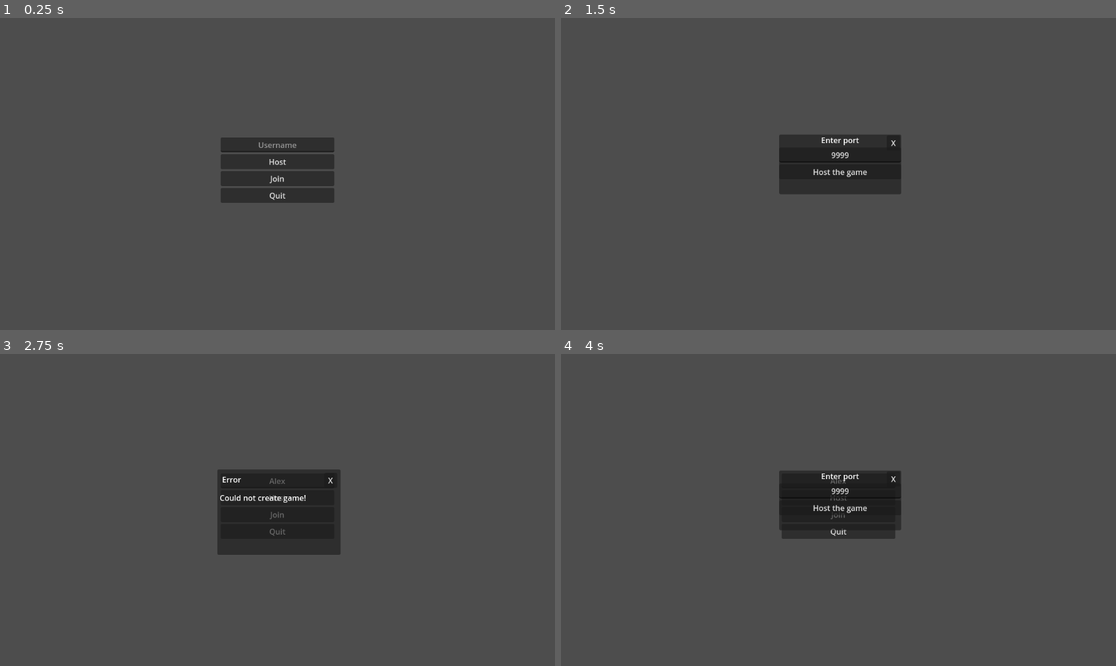
Above: before the commit, frames 1-4 (two rows, left to right).
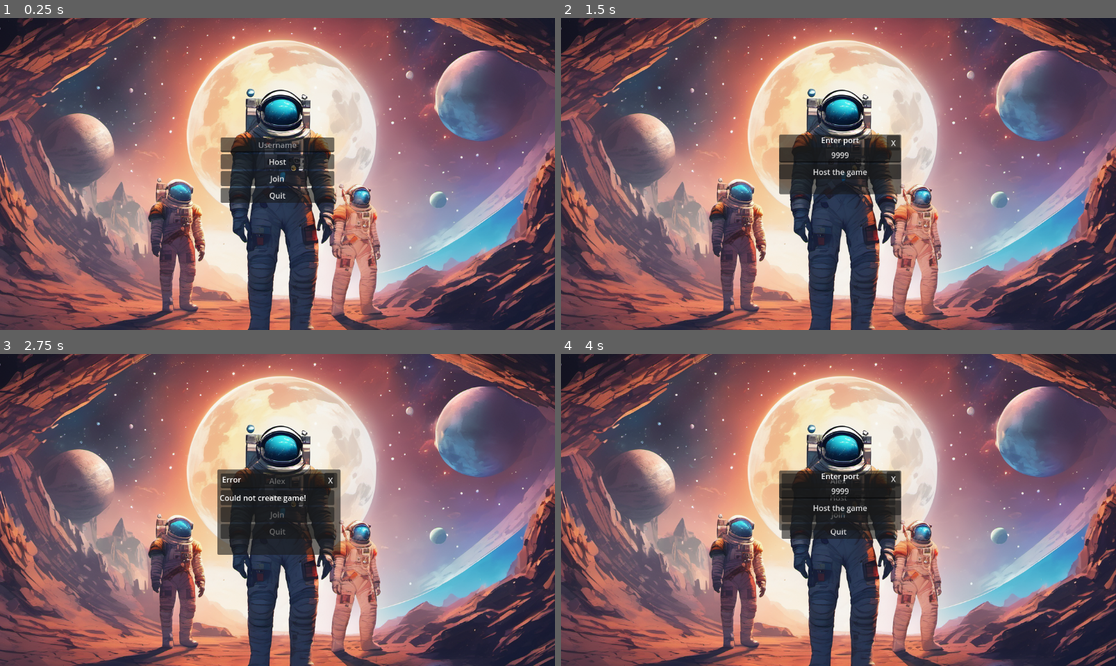
Above: after the commit, the same moments.

Repository: Simon-Bruno/SpaceRace
Game: Godot game, scene res://scenes/menu.tscn
The game is run twice, just before and just after one commit, with the same random seed, the same clock (stepped at 60 frames per second) and the same inputs.
Inputs (mouse positions are in pixels of both pictures, inside the frame that each line leads up to):
- Up to frame 1 (0.25 s): no input
- Up to frame 2 (1.5 s): click (838, 145) at 0.52 s; type "Alex" at 0.6 s; click "Host" at 1.25 s
- Up to frame 3 (2.75 s): click "Host the game" at 2 s
- Up to frame 4 (4 s): click "Join" at 2.75 s; click "X" at 3.5 s

The runs differ from the first frame. In frame 1, 84% of the frame differs, in the area x 0-100%, y 0-100%; in frame 2, 84%; in frame 3, 82%; in frame 4, 83%.

Commit message:
Added background and quit button functionality

Diff:
--- a/scenes/menu.gd
+++ b/scenes/menu.gd
@@ -29,11 +29,12 @@
 		set_notification_and_show("You need to fill in a port!", $Host)
 		return
 
+	$Host.visible = false
+	$Holder.visible = true
+
 	if !Network._on_host_pressed(port):
 		set_notification_and_show("Could not create game!", $Host)
 
-	$Host.visible = false
-	$Holder.visible = true
 	print("Hosting game")
 
 func _on_join_pressed():
@@ -63,11 +64,11 @@
 		set_notification_and_show("You need to fill in a port!",$Join)
 		return
 
+	$Join.visible = false
+	$Holder.visible = true
+
 	if !Network._on_join_pressed(ip, port):
 		set_notification_and_show("Could not join game", $Join)
-
-	$Join.visible = false
-	$Holder.visible = true
 
 var last_parent
 func set_notification_and_show(text, parent):
@@ -87,3 +88,6 @@
 func _on_close_join_button_pressed():
 	$Join.visible = false
 	$Holder.visible = true
+
+func _on_quit_button_pressed():
+	get_tree().quit()
--- a/scenes/menu.tscn
+++ b/scenes/menu.tscn
@@ -1,6 +1,7 @@
-[gd_scene load_steps=2 format=3 uid="uid://1kabkw5fs4e8"]
+[gd_scene load_steps=3 format=3 uid="uid://1kabkw5fs4e8"]
 
 [ext_resource type="Script" path="res://scenes/menu.gd" id="1_5vnje"]
+[ext_resource type="Texture2D" uid="uid://b4ri1dxek61pi" path="res://assets/menu/backgroundimage.png" id="2_d0ooh"]
 
 [node name="Menu" type="Control"]
 layout_mode = 3
@@ -12,9 +13,13 @@
 script = ExtResource("1_5vnje")
 
 [node name="TextureRect" type="TextureRect" parent="."]
-layout_mode = 0
-offset_right = 40.0
-offset_bottom = 40.0
+layout_mode = 1
+anchors_preset = 15
+anchor_right = 1.0
+anchor_bottom = 1.0
+grow_horizontal = 2
+grow_vertical = 2
+texture = ExtResource("2_d0ooh")
 
 [node name="Holder" type="VBoxContainer" parent="."]
 layout_mode = 1
@@ -204,6 +209,7 @@
 
 [connection signal="pressed" from="Holder/HostButton" to="." method="_on_host_pressed"]
 [connection signal="pressed" from="Holder/JoinButton" to="." method="_on_join_pressed"]
+[connection signal="pressed" from="Holder/QuitButton" to="." method="_on_quit_button_pressed"]
 [connection signal="pressed" from="Join/Holder/Button" to="." method="_on_join_menu_pressed"]
 [connection signal="pressed" from="Join/Button" to="." method="_on_close_join_button_pressed"]
 [connection signal="pressed" from="Host/Holder/Button" to="." method="_on_host_menu_pressed"]
Binary file added: assets/menu/backgroundimage.png
Not shown, added: assets/menu/backgroundimage.png.import
